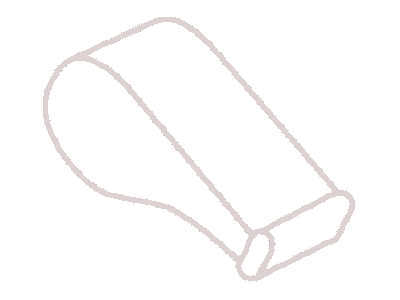
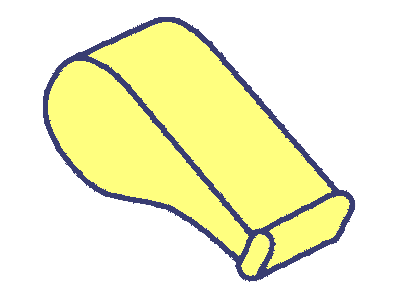
Comparing the layer stacks of the two (400, 300) images. Changes:
painted on "Przekształcenie" over [43, 17, 355, 282]
